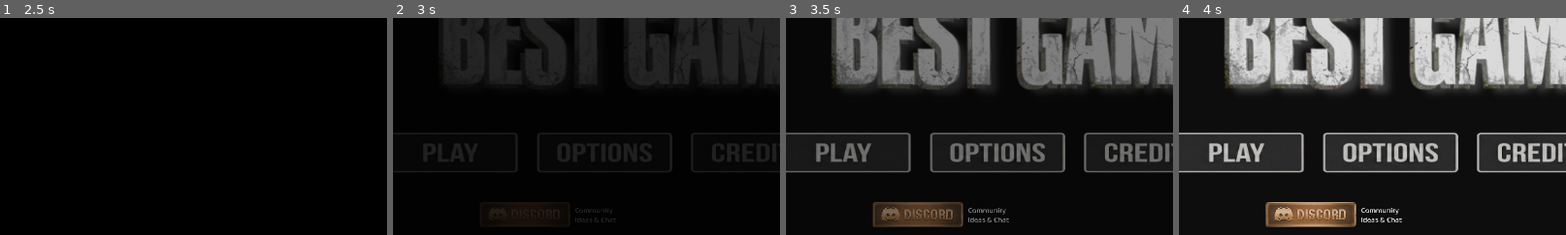
Above: before the commit, frames 1-4 (left to right).
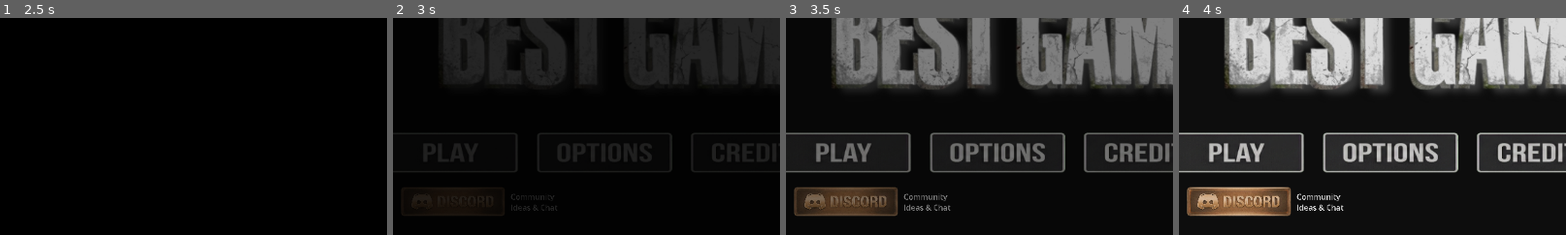
Above: after the commit, the same moments.

Repository: BoQsc/best-game-4-main-menu
Game: Godot game, scene res://node_2d.tscn
Two runs of this game, one before a commit and one after it. Both use one fixed random seed, a clock stepped at 60 frames per second and the inputs below. Video files are missing from this copy of the repository; at most half a second of black plays in their place.
Inputs (mouse positions are % of the whole screen's width and height, from its top left):
- Up to frame 1 (2.5 s): click (18, 72) at 0.5 s; click (18, 72) at 1.25 s; click (90, 7) at 2 s
- Up to frame 2 (3 s): click "0.0.0.0" at 2.75 s
- Up to frame 3 (3.5 s): no input
- Up to frame 4 (4 s): click "Community Ideas & Chat" at 3.5 s
The pictures show only the part of the screen within x 10-60%, y 41-91%; the shares and areas given below are measured in that part.

Frame 1 is identical in both runs. In frame 2, 1.5% of the frame differs, in the area x 2-58%, y 78-96%; in frame 3, 6.1%; in frame 4, 6.3%, in the area x 2-58%, y 77-97%.

Commit message:
better position the Discord button

Diff:
--- a/node_2d.tscn
+++ b/node_2d.tscn
@@ -182,13 +182,13 @@
 anchor_top = 0.5
 anchor_right = 0.5
 anchor_bottom = 0.5
-offset_left = -559.1464
-offset_top = 474.6869
-offset_right = 1496.8535
-offset_bottom = 1061.6871
-grow_horizontal = 2
-grow_vertical = 2
-scale = Vector2(0.135, 0.135)
+offset_left = -795.51
+offset_top = 430.24243
+offset_right = 1260.49
+offset_bottom = 1017.2427
+grow_horizontal = 2
+grow_vertical = 2
+scale = Vector2(0.155, 0.155)
 theme_override_constants/margin_left = 25
 theme_override_constants/margin_top = 15
 theme_override_constants/margin_right = 20
